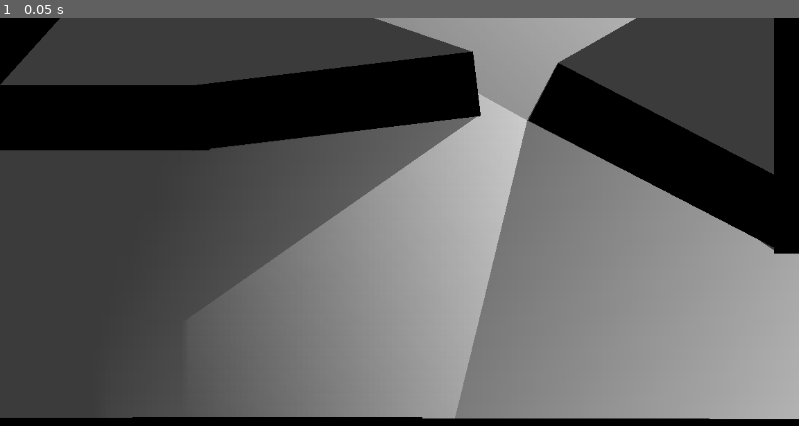
Above: before the commit, frame 1.
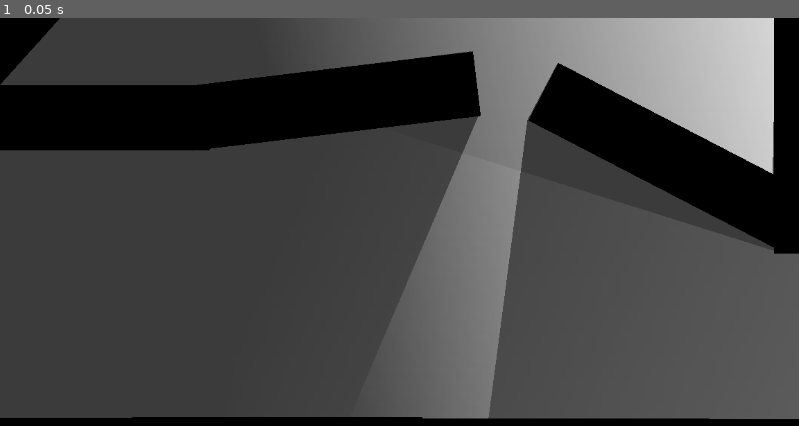
Above: after the commit, the same moment.

Repository: 6thAce/Lighting
Game: Godot game, scene res://scene.tscn
Same seed, same stepped clock (60 frames per second), same inputs: the game is played once before the commit and once after it. The engine's default icon, where the game draws it, is replaced by a stand-in: a white triangle on a blue panel in a dark square.
Inputs:
- Up to frame 1 (0.05 s): no input

The runs differ from the first frame. In frame 1, 50% of the frame differs, in the area x 23-100%, y 0-99%.

Commit message:
Update scene.tscn

Diff:
--- a/scene.tscn
+++ b/scene.tscn
@@ -23,7 +23,8 @@
 
 [sub_resource type="GradientTexture2D" id="GradientTexture2D_3253y"]
 gradient = SubResource("Gradient_nxogm")
-fill_from = Vector2(0, 1)
+fill_from = Vector2(0.0733945, 0.541284)
+fill_to = Vector2(0.866973, 0.206422)
 
 [node name="Scene" type="Node2D"]
 
@@ -42,16 +43,16 @@
 occluder = SubResource("OccluderPolygon2D_3253y")
 
 [node name="PointLight2D" type="PointLight2D" parent="."]
-position = Vector2(1245, 426)
+position = Vector2(1435, 437)
 scale = Vector2(7.99834, 3.82708)
-energy = 4.35
+energy = 1.45
 shadow_enabled = true
 texture = SubResource("GradientTexture2D_nxogm")
 texture_scale = 4.33
 
 [node name="PointLight2D2" type="PointLight2D" parent="."]
-position = Vector2(776, 81)
-scale = Vector2(16.0049, 16.1611)
+position = Vector2(791, -94)
+scale = Vector2(16.0049, 30.7512)
 energy = 3.32
 shadow_enabled = true
 texture = SubResource("GradientTexture2D_3253y")
